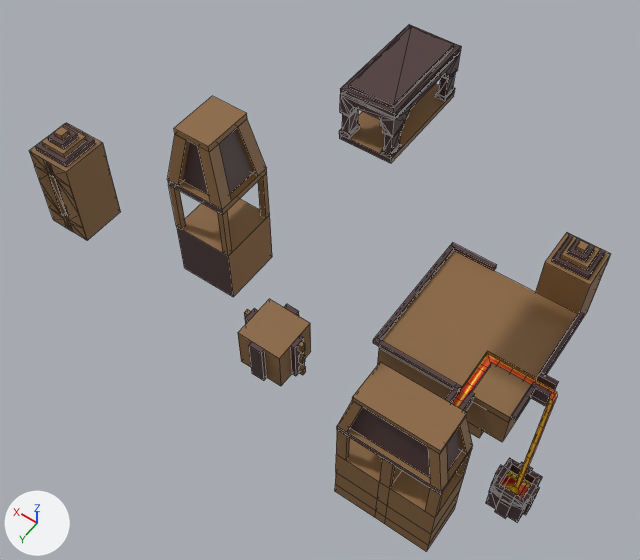
Renders of the FBX model Assets/Levels/17 Going_Under/FBX/Going_Under_env.fbx from each side of a commit.
One viewpoint serves both versions: a 50 mm camera at (-19.2, 89.7, 160.5) aimed at (45.8, -1.3, 17.5). The axes (+X, +Y, +Z) are drawn at lower left. The lights are the same throughout. Mesh edges are drawn as thin lines. Where no turn or scale is listed for an object, it has been applied to the vertices. Vertices at the same position are counted once.

The first picture shows 'GoingUnder_env', 'lava_fall'.
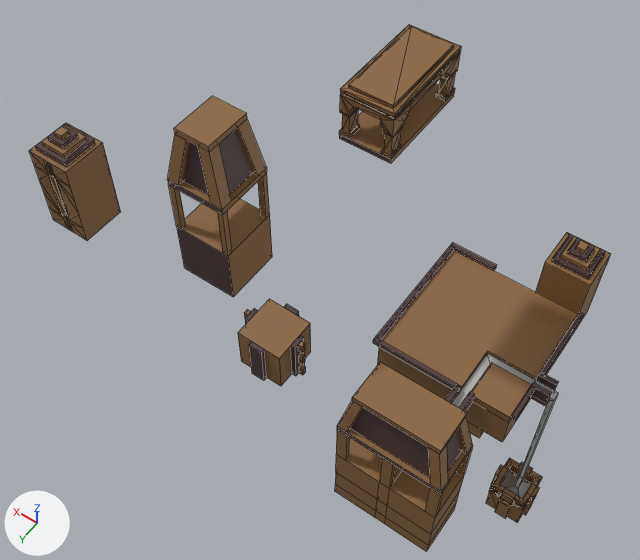
Commit message: polishing Going Under lava effect

Where the newer file only moved an object's origin or applied its transform, the numbers keep the older frame.

Diff of the bpy script that builds the scene:
```diff
--- a/Assets/Levels/17 Going_Under/FBX/Going_Under_env.fbx.py
+++ b/Assets/Levels/17 Going_Under/FBX/Going_Under_env.fbx.py
@@ mat_phong1 @@
+mat_phong1 = principled_material('phong1')
+mat_phong1.base_color = (0.5, 0.5, 0.5)  # grey #bcbcbc
+mat_phong1.roughness = 0.553
@@ me_mesh_001 @@
 me_mesh_001.from_pydata(...)  # 951 vertices, 1171 faces; spans x -9.0..100.0, y -41.0..30.0, z -40.0..80.0
 # used by ob_goingunder_env; location = (0.0, 0.0, 0.0)
+# me_mesh_001 part 3
+# 10 faces are deleted
+# 10 new faces join them
+# me_mesh_001 part 4
+# 67 faces are deleted
+# 67 new faces join them
+# me_mesh_001 part 5: 548 kept faces spanning x -9.0..41.0, y -20.0..0.0, z -40.0..71.0 get new texture (UV) coordinates
 me_mesh_001.materials.append(mat_phong2)
@@ me_mesh @@
 # used by ob_lava_fall; location = (9.0, 23.0, 8.0)
-me_mesh.from_pydata(...)  # 100 vertices, 98 faces; spans x -16.0..2.0, y -36.0..0.0, z -41.0..1.0
+me_mesh.from_pydata(...)  # 20 vertices, 18 faces; spans x -16.0..2.0, y -36.0..0.0, z -41.0..1.0
+# me_mesh part 1
+# 84 vertices are removed from x -14.0..2.0, y -35.0..-4.2, z -40.0..1.0
+# 95 faces are deleted
+# 2 vertices move from x -15.0, y -35.0..-31.0, z -40.0 to x -14.1..-13.9, y -34.0..-32.0, z -39.0
+# 4 vertices are added at (-13.1, -32.0, -39.0), (-12.9, -34.0, -39.0), (-14.0, -32.0, 1.0), (-14.0, -34.0, 1.0)
+# 15 new faces join them
+# me_mesh part 2: 3 faces spanning x -16.0..2.0, y -36.0..0.0, z -41.0..1.0 switch from mat_lava_fall_mat (picture img_lava_fall_scolling2_png) to mat_phong1 (grey #bcbcbc)
```

Location of each change, (x1, y1, x2, y2) in pixels of the pictures (640 x 560 px; the box of a moved part takes in the faces that stretch with it):
'lava_fall', reshaped: before (451, 354, 557, 498); after (451, 354, 559, 498)
part 1 of me_mesh, cut back: before (451, 354, 557, 496); after (451, 354, 559, 496)
part 2 of me_mesh, recoloured: (520, 483, 532, 498) in both
part 3 of me_mesh_001, moved or reshaped: (349, 83, 455, 163) in both
part 4 of me_mesh_001, moved or reshaped: (336, 248, 611, 534) in both
part 5 of me_mesh_001, surface changed: (339, 25, 542, 523) in both
